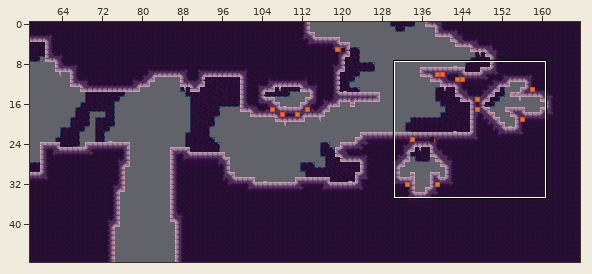
Tiled map, stored at mapping_tools/tilemaps/intro1.tmx. Above, an overview of the earlier version with the close-up marked.
Close-up. Old version:
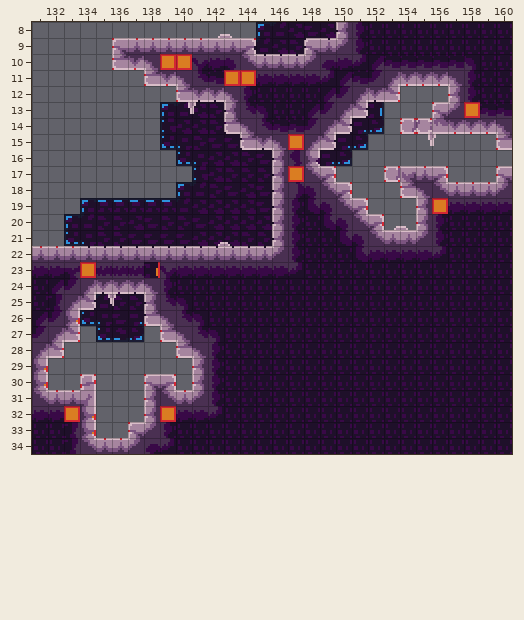
Cells are 8x8 px. Shown: x 131..160, y 8..34. The commit also changed other parts of the map, which this record leaves out.
Now the later version:
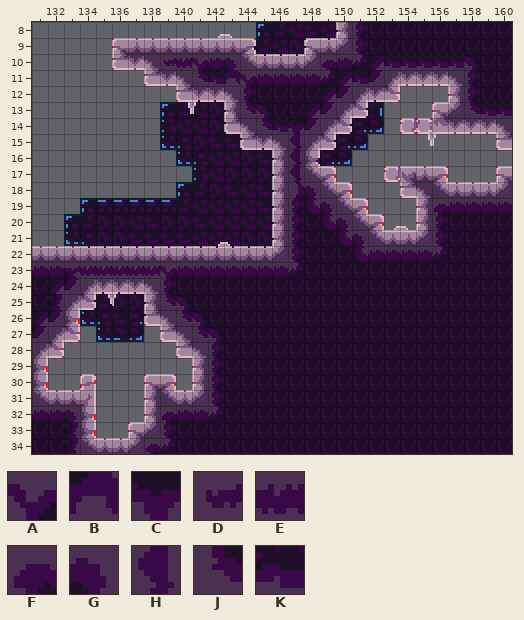
Key: from "stone": A 12, B 24, C 38, D 45, E 47, F 49, G 51, H 59, J 75, K 76.
_ is an empty cell, . an unchanged one.
Difference:
--- layer "map"
@@ x 139..144 @@
-10 __....
-11 ....__
+10 DE....
+11 ....BA
@@ x 147..158 @@
-13 ..........._
-14 K...........
-15 _...........
+13 ...........J
+14 C...........
+15 H...........
@@ x 147..147 @@
-17 _
+17 H
@@ x 156..156 @@
-19 _
+19 F
@@ x 134..138 @@
-23 _..._
+23 E...E
@@ x 133..139 @@
-32 _....._
+32 G.....F
